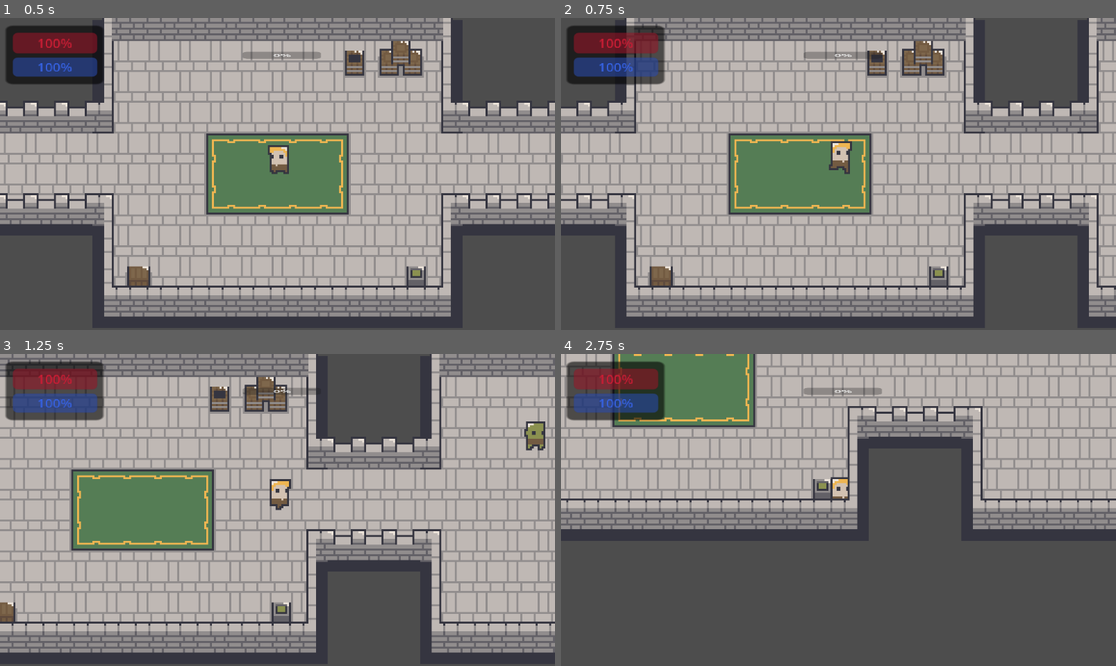
Above: before the commit, frames 1-4 (two rows, left to right).
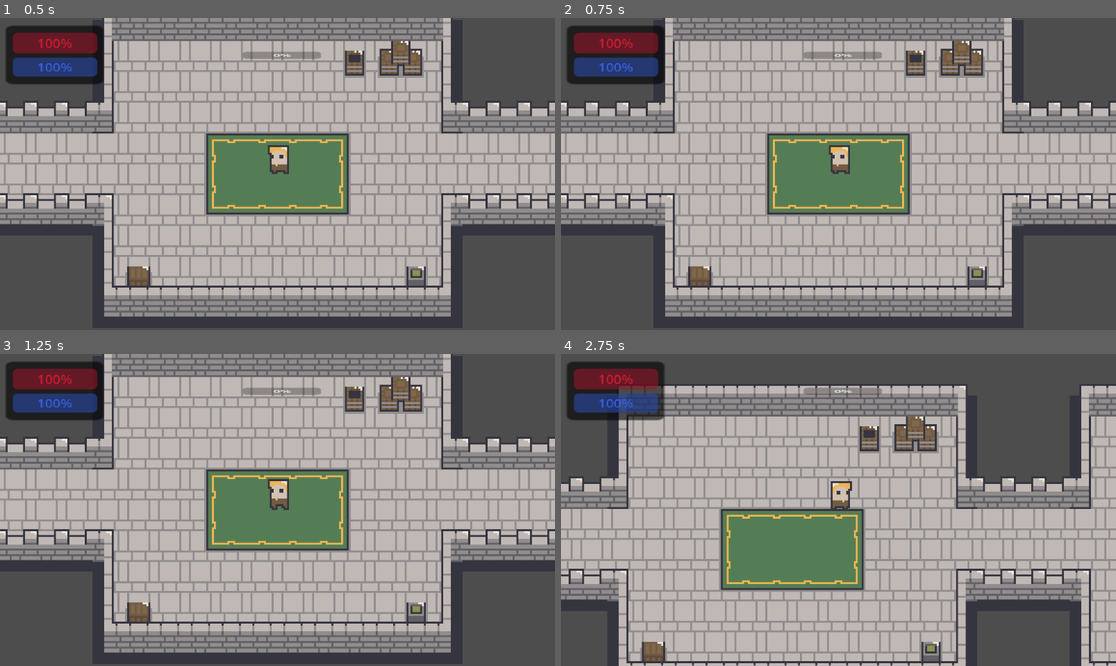
Above: after the commit, the same moments.

Repository: qmarsala/DeliciousDungeon
Game: Godot game, scene res://scenes/game.tscn
Two runs of this game, one before a commit and one after it. Both use one fixed random seed, a clock stepped at 60 frames per second and the inputs below.
Inputs (mouse positions are in pixels of both pictures, inside the frame that each line leads up to):
- Up to frame 1 (0.5 s): no input
- Up to frame 2 (0.75 s): move the mouse to (960, 158) at 0.52 s; hold D (move_east) from 0.53 s (still down); tap E (interact) at 0.6 s
- Up to frame 3 (1.25 s): keep holding D (move_east)
- Up to frame 4 (2.75 s): move the mouse to (727, 525) at 1.27 s; release D (move_east) at 1.28 s; hold S (move_south) 1.28-2.03 s; tap Q (basic_attack, bound only after the commit) at 1.35 s; tap E (interact) at 1.55, 2.3 s; move the mouse to (894, 441) at 2.02 s; hold D (move_east) from 2.03 s (still down); click (894, 441) at 2.1 s

Frame 1 is identical in both runs. In frame 2, 31% of the frame differs, in the area x 0-100%, y 0-96%; in frame 3, 61%; in frame 4, 78%, in the area x 0-100%, y 0-100%.

Commit message:
exp with click to move

Diff:
--- a/src/assets/scripts/player.gd
+++ b/src/assets/scripts/player.gd
@@ -13,6 +13,8 @@
 @onready var ranged_attack: RangedAttack = $RangedAttack
 @onready var melee_attack: MeleeAttack = $MeleeAttack
 @onready var magic_attack: MagicAttack = $MagicAttack
+@onready var navigation_agent: NavigationAgent2D = $NavigationAgent2D
+
 
 var health : float :
 	get:
@@ -37,6 +39,9 @@
 	nutrition = STARTING_NUTRITION
 
 func _process(delta: float) -> void:
+	if Input.is_action_just_pressed("interact"):
+		print(navigation_agent.is_target_reachable())
+		print(navigation_agent.is_navigation_finished())
 	if is_dead: return
 	if health <= 0:
 		character_sprite.stop()
@@ -50,10 +55,19 @@
 
 func _physics_process(delta: float) -> void:
 	if is_dead: return
-	var xDirection = get_x_input()
-	var yDirection = get_y_input()
-	velocity = calc_player_velocity(xDirection, yDirection)
-	play_animation(xDirection, yDirection)
+	if Input.is_action_pressed("move"):
+		var mouse_pos = get_global_mouse_position()
+		navigation_agent.target_position = mouse_pos
+	if navigation_agent.is_navigation_finished():
+		velocity = Vector2(move_toward(velocity.x, 0, SPEED), move_toward(velocity.y, 0, SPEED))
+		character_sprite.play("idle")
+	else:
+		velocity = global_position.direction_to(navigation_agent.get_next_path_position()).normalized() * SPEED
+		character_sprite.play("run")
+	#var xDirection = get_x_input()
+	#var yDirection = get_y_input()
+	#velocity = calc_player_velocity(xDirection, yDirection)
+	#play_animation(xDirection, yDirection)
 	move_and_slide()
 
 func get_x_input():
--- a/src/project.godot
+++ b/src/project.godot
@@ -39,17 +39,22 @@
 }
 basic_attack={
 "deadzone": 0.5,
-"events": [Object(InputEventMouseButton,"resource_local_to_scene":false,"resource_name":"","device":-1,"window_id":0,"alt_pressed":false,"shift_pressed":false,"ctrl_pressed":false,"meta_pressed":false,"button_mask":1,"position":Vector2(142, 17),"global_position":Vector2(151, 63),"factor":1.0,"button_index":1,"canceled":false,"pressed":true,"double_click":false,"script":null)
+"events": [Object(InputEventKey,"resource_local_to_scene":false,"resource_name":"","device":-1,"window_id":0,"alt_pressed":false,"shift_pressed":false,"ctrl_pressed":false,"meta_pressed":false,"pressed":false,"keycode":0,"physical_keycode":81,"key_label":0,"unicode":113,"location":0,"echo":false,"script":null)
 ]
 }
 heavy_attack={
 "deadzone": 0.5,
-"events": [Object(InputEventMouseButton,"resource_local_to_scene":false,"resource_name":"","device":-1,"window_id":0,"alt_pressed":false,"shift_pressed":false,"ctrl_pressed":false,"meta_pressed":false,"button_mask":2,"position":Vector2(182, 19),"global_position":Vector2(191, 65),"factor":1.0,"button_index":2,"canceled":false,"pressed":true,"double_click":false,"script":null)
+"events": [Object(InputEventKey,"resource_local_to_scene":false,"resource_name":"","device":-1,"window_id":0,"alt_pressed":false,"shift_pressed":false,"ctrl_pressed":false,"meta_pressed":false,"pressed":false,"keycode":0,"physical_keycode":87,"key_label":0,"unicode":119,"location":0,"echo":false,"script":null)
 ]
 }
 interact={
 "deadzone": 0.5,
 "events": [Object(InputEventKey,"resource_local_to_scene":false,"resource_name":"","device":-1,"window_id":0,"alt_press …(192 unchanged characters)…
+]
+}
+move={
+"deadzone": 0.5,
+"events": [Object(InputEventMouseButton,"resource_local_to_scene":false,"resource_name":"","device":-1,"window_id":0,"alt_pressed":false,"shift_pressed":false,"ctrl_pressed":false,"meta_pressed":false,"button_mask":1,"position":Vector2(144, 19),"global_position":Vector2(153, 65),"factor":1.0,"button_index":1,"canceled":false,"pressed":true,"double_click":false,"script":null)
 ]
 }
 
--- a/src/scenes/game.tscn
+++ b/src/scenes/game.tscn
@@ -9,9 +9,17 @@
 [ext_resource type="PackedScene" uid="uid://d4g6nonksssfo" path="res://scenes/basic_door_down_left.tscn" id="7_uuhca"]
 [ext_resource type="PackedScene" uid="uid://b1bfcy70vhh2k" path="res://scenes/player_ui.tscn" id="8_sx1ad"]
 
+[sub_resource type="NavigationPolygon" id="NavigationPolygon_rtn4k"]
+vertices = PackedVector2Array(348.211, -30, 347.211, -78, 384, -78, 155.203, -28, 154.203, -78, 322, -78, 322, -30, 400.641, -78, 438.078, -78, 438.922, 22, 326, 22, 326, 70, 154, 70, 154, 22, 86, 22, 86, 70, -86, 70, -86, 22, -154, 22, -154, 70, -321, 70, -321, 18, -351, 18, -351, 71, -384, 71, -384, 81, -400, 81, -400, 70, -438, 70, -438, -29, -326, -29, -154, -30, -154, -78, -326, -78, -86, -30, 86, -28, -86, -78, 86, -78, 399.641, -93, 384, -93)
+polygons = Array[PackedInt32Array]([PackedInt32Array(0, 1, 2), PackedInt32Array(3, 4, 5, 6), PackedInt32Array(7, 8, 9, 10, 0), PackedInt32Array(10, 11, 12, 13, 3, 6), PackedInt32Array(14, 15, 16, 17), PackedInt32Array(18, 19, 20, 21), PackedInt32Array(22, 23, 24), PackedInt32Array(24, 25, 26, 27), PackedInt32Array(27, 28, 29, 30), PackedInt32Array(24, 27, 30, 22), PackedInt32Array(31, 21, 22, 30, 32), PackedInt32Array(30, 33, 32), PackedInt32Array(17, 18, 21, 31, 34), PackedInt32Array(14, 17, 34, 35), PackedInt32Array(34, 36, 37, 35), PackedInt32Array(13, 14, 35, 3), PackedInt32Array(10, 6, 0), PackedInt32Array(7, 0, 2, 38), PackedInt32Array(38, 2, 39)])
+outlines = Array[PackedVector2Array]([PackedVector2Array(-448, -39, -336, -39, -336, -88, -144, -88, -144, -40, -96, -40, -96, -88, 96, -88, 96, -38, 145, -38, 144, -88, 332, -88, 332, -40, 338, -40, 337, -88, 374, -88, 374, -103, 409, -103, 410, -88, 448, -88, 449, 32, 336, 32, 336, 80, 144, 80, 144, 32, 96, 32, 96, 80, -96, 80, -96, 32, -144, 32, -144, 80, -331, 80, -331, 28, -341, 28, -341, 81, -374, 81, -374, 91, -410, 91, -410, 80, -448, 80)])
+
 [node name="Game" type="Node2D"]
 
 [node name="Rooms" type="Node" parent="."]
+
+[node name="NavigationRegion2D" type="NavigationRegion2D" parent="Rooms"]
+navigation_polygon = SubResource("NavigationPolygon_rtn4k")
 
 [node name="BasicRoom" parent="Rooms" instance=ExtResource("2_o6arg")]
 
@@ -65,3 +73,6 @@
 [node name="Camera2D" type="Camera2D" parent="Player"]
 position = Vector2(-1, 12)
 zoom = Vector2(4, 4)
+
+[node name="NavigationAgent2D" type="NavigationAgent2D" parent="Player"]
+path_desired_distance = 10.0
Not shown: 1 places in src/scenes/game.tscn that only renumber resources
